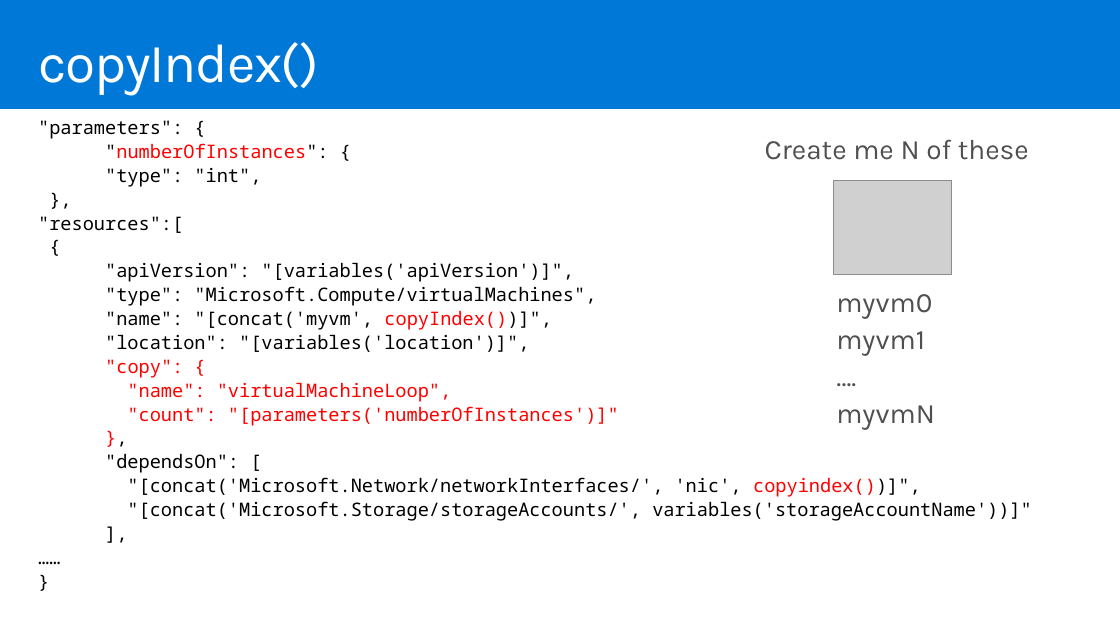
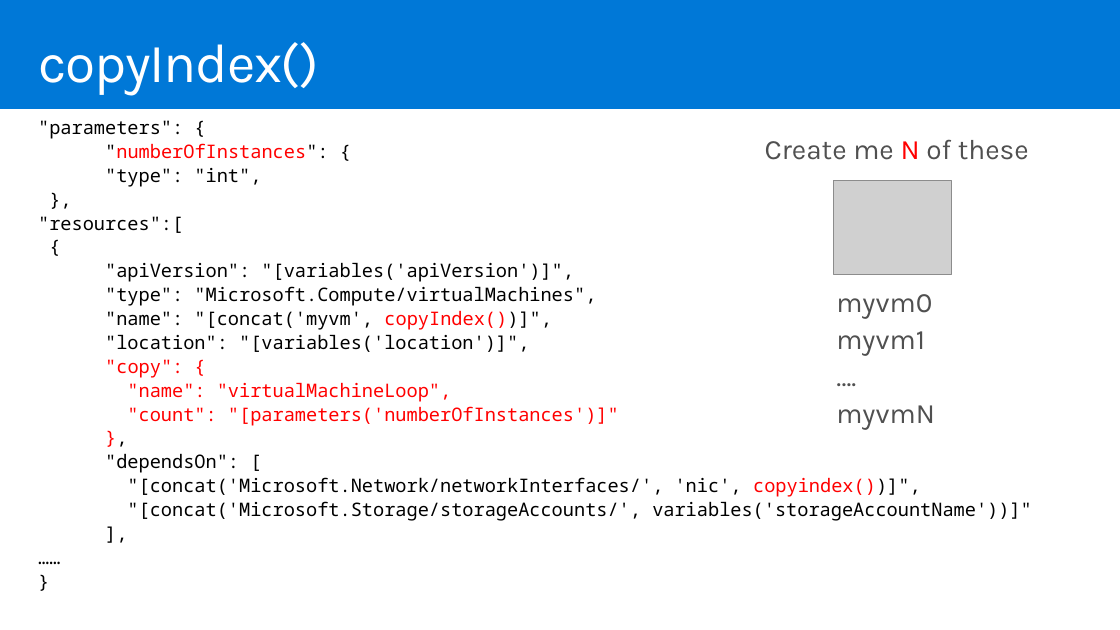
Before and after one commit to mcollier/StirTrek2016, a slide deck: slide 26 of Work on Your ARM Strength.pptx (slide 27 before the commit). Drawn at 1120x630 pixels with LibreOffice and Linux fonts; fonts in the diff are those of the drawing; grey boxes stand for pictures. Boxes give left, top, right and bottom in pixels: in the first picture for what was removed or moved away, otherwise in the second. Text is boxed around its words. In the diff, an @@ line names an element or a change of style, - is before the commit and + after.

```diff
--- a/Work on Your ARM Strength.pptx
+++ b/Work on Your ARM Strength.pptx
@@ text "Create me N of these" at (765, 139, 1029, 160): text colour #505050 to #FF0000 in "N" @@
```
Also in this commit, not shown: 4 other slides changed, 7 slides added.
